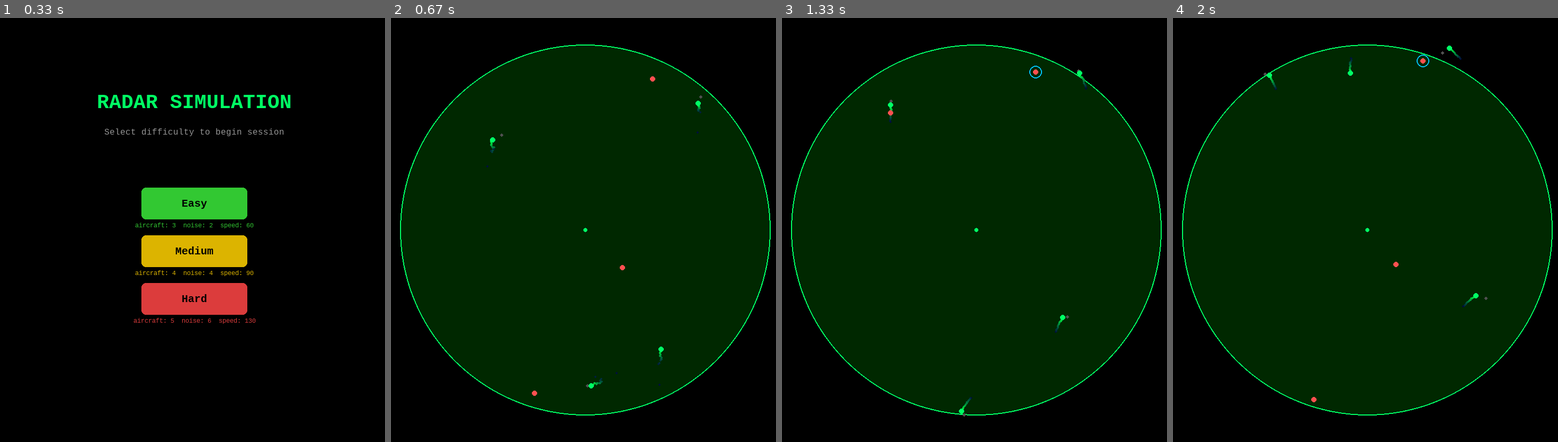
Above: before the commit, frames 1-4 (left to right).
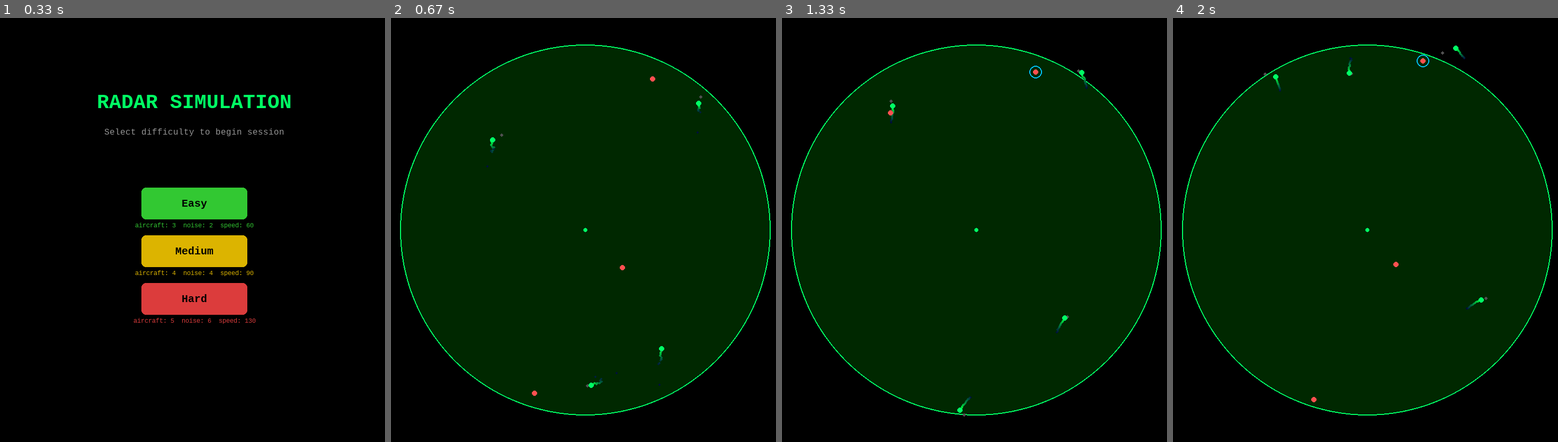
Above: after the commit, the same moments.

Repository: mahmoodomaira/RadarTrackingSimulation-
Game: pygame game, started from radar_sim/main.py
Same seed, same stepped clock (60 frames per second), same inputs: the game is played once before the commit and once after it.
Inputs (mouse positions are in pixels of both pictures, inside the frame that each line leads up to):
- Up to frame 1 (0.33 s): no input
- Up to frame 2 (0.67 s): click (568, 246) at 0.38 s
- Up to frame 3 (1.33 s): click (874, 234) at 0.72 s; click (1039, 81) at 1.05 s
- Up to frame 4 (2 s): no input

Frame 1 is identical in both runs. In frame 2, less than 0.1% of the frame differs, in the area x 25-81%, y 19-88%; in frame 3, 0.1%; in frame 4, 0.2%, in the area x 24-81%, y 6-69%.

Commit message:
add extended kalman filter

Diff:
--- a/radar_sim/config.py
+++ b/radar_sim/config.py
@@ -21,13 +21,13 @@
 ALPHA_BETA_BETA  = 0.05
 
 # --- Kalman Filter ---
-KALMAN_PROCESS_NOISE_STD = 0.5   # sigma_a — tune this for aircraft maneuverability
+KALMAN_PROCESS_NOISE_STD = 12   # sigma_a — tune this for aircraft maneuverability
 
 # --- Visualization ---
 TRAIL_LENGTH = 20   # number of past filtered positions to display
 
 # --- Filter ---
-FILTER_REINIT_THRESHOLD = 80.0  # pixels — jump larger than this triggers re-init
+FILTER_REINIT_THRESHOLD = 120 # 80.0  # pixels — jump larger than this triggers re-init
 
 # --- Behaviors ---
 CONSTANT_TURN_RATE  = 40.0   # degrees per second
--- a/radar_sim/core/aircraft.py
+++ b/radar_sim/core/aircraft.py
@@ -6,6 +6,7 @@
 from core.alpha_beta_filter import AlphaBetaFilter
 from core.kalman_filter import KalmanFilter1D
 from collections import deque
+from core.ekf_filter import ExtendedKalmanFilter
 
 class Aircraft(RadarObject):
     """
@@ -212,3 +213,36 @@
             self._kalman_filter_y.initialize(position_y)
         if hasattr(self, 'trail'):
             self.trail.clear()
+
+    def attach_ekf(self, process_noise_std: float, measurement_noise_std: float, turn_rate: float = 0.0) -> None:
+        """
+        Attach an Extended Kalman Filter to this aircraft.
+        Single EKF instance tracks both axes jointly.
+
+        Parameters
+        ----------
+        process_noise_std : float
+            Models unexpected acceleration.
+        measurement_noise_std : float
+            Should match simulation noise_std.
+        turn_rate : float
+            Expected turn rate in radians/second.
+            0.0 = straight flight, nonzero = coordinated turn.
+        """
+        self._ekf = ExtendedKalmanFilter(process_noise_std, measurement_noise_std, turn_rate)
+
+    def get_ekf_position(self, measured_x: float, measured_y: float, dt: float) -> tuple[float, float]:
+        """
+        Feed measurement into EKF and return filtered position.
+        Falls back to raw measurement if no EKF attached.
+        """
+        if hasattr(self, '_ekf'):
+            return self._ekf.update(measured_x, measured_y, dt)
+        return measured_x, measured_y
+
+    def reset_ekf(self, position_x: float, position_y: float) -> None:
+        """Re-initialize EKF at new position. Used for wrap-around recovery."""
+        if hasattr(self, '_ekf'):
+            self._ekf.reset(position_x, position_y)
+        if hasattr(self, 'trail'):
+            self.trail.clear()
--- /dev/null
+++ b/radar_sim/core/ekf_filter.py
@@ -0,0 +1,163 @@
+# core/ekf_filter.py
+import numpy as np
+
+class ExtendedKalmanFilter:
+    """
+    Extended Kalman Filter using a coordinated turn motion model.
+    Tracks 2D position and velocity jointly.
+
+    State vector: [x, y, vx, vy]
+    Measurement: [x, y] (position only)
+
+    Parameters
+    ----------
+    process_noise_std : float
+        Models unexpected acceleration (sigma_a).
+    measurement_noise_std : float
+        Radar measurement noise (sigma_z).
+    turn_rate : float
+        Assumed turn rate in radians/second (omega).
+        Use 0.0 for straight flight — EKF reduces to constant velocity.
+        Use a nonzero value to model turning targets.
+    """
+
+    def __init__(
+        self,
+        process_noise_std: float,
+        measurement_noise_std: float,
+        turn_rate: float = 0.0
+    ):
+        self.process_noise_std    = process_noise_std
+        self.measurement_noise_std = measurement_noise_std
+        self.turn_rate            = turn_rate
+        self._initialized         = False
+
+    def initialize(self, x: float, y: float, vx: float = 0.0, vy: float = 0.0) -> None:
+        """
+        Seed filter state before first update.
+        Initial P should express high uncertainty — np.eye(4) * 500.0.
+        """
+        self._x           = np.array([[x], [y], [vx], [vy]], dtype=float)
+        self.P            = np.eye(4) * 500.0
+        self._initialized = True
+
+    def _predict_state(self, dt: float) -> np.ndarray:
+        """
+        Apply nonlinear motion model f(x) to predict next state.
+        Handles omega=0 case without division by zero.
+        """
+        omega = self.turn_rate
+        x  = float(self._x[0, 0])
+        y  = float(self._x[1, 0])
+        vx = float(self._x[2, 0])
+        vy = float(self._x[3, 0])
+
+        if abs(omega) >= 1e-6:
+            omega_dt     = omega * dt
+            sin_odt      = np.sin(omega_dt)
+            cos_odt      = np.cos(omega_dt)
+            inv_omega    = 1.0 / omega
+
+            new_x  = x  + sin_odt * inv_omega * vx - (1.0 - cos_odt) * inv_omega * vy
+            new_y  = y  + (1.0 - cos_odt) * inv_omega * vx + sin_odt * inv_omega * vy
+            new_vx = vx * cos_odt - vy * sin_odt
+            new_vy = vx * sin_odt + vy * cos_odt
+        else:
+            new_x  = x  + vx * dt
+            new_y  = y  + vy * dt
+            new_vx = vx
+            new_vy = vy
+
+        return np.array([[new_x], [new_y], [new_vx], [new_vy]], dtype=float)
+
+    def _compute_jacobian(self, dt: float) -> np.ndarray:
+        """
+        Compute the 4x4 Jacobian of f(x) evaluated at current state.
+        """
+        omega = self.turn_rate
+
+        if abs(omega) >= 1e-6:
+            omega_dt  = omega * dt
+            sin_odt   = np.sin(omega_dt)
+            cos_odt   = np.cos(omega_dt)
+            inv_omega = 1.0 / omega
+
+            return np.array([
+                [1.0, 0.0,  sin_odt * inv_omega,          -(1.0 - cos_odt) * inv_omega],
+                [0.0, 1.0,  (1.0 - cos_odt) * inv_omega,   sin_odt * inv_omega        ],
+                [0.0, 0.0,  cos_odt,                       -sin_odt                   ],
+                [0.0, 0.0,  sin_odt,                        cos_odt                   ]
+            ], dtype=float)
+        else:
+            return np.array([
+                [1.0, 0.0, dt,  0.0],
+                [0.0, 1.0, 0.0, dt ],
+                [0.0, 0.0, 1.0, 0.0],
+                [0.0, 0.0, 0.0, 1.0]
+            ], dtype=float)
+
+    def _build_Q(self, dt: float) -> np.ndarray:
+        """
+        Build 4x4 process noise covariance matrix Q.
+        Block diagonal — x axis top-left, y axis bottom-right.
+        """
+        s  = self.process_noise_std ** 2
+        q11 = (dt ** 4 / 4.0) * s
+        q12 = (dt ** 3 / 2.0) * s
+        q22 = (dt ** 2)        * s
+
+        return np.array([
+            [q11, q12, 0.0, 0.0],
+            [q12, q22, 0.0, 0.0],
+            [0.0, 0.0, q11, q12],
+            [0.0, 0.0, q12, q22]
+        ], dtype=float)
+
+    def update(self, measured_x: float, measured_y: float, dt: float) -> tuple[float, float]:
+        """
+        Ingest one 2D measurement and return filtered position estimate.
+        First call initializes the filter and returns measurement directly.
+        """
+        if not self._initialized:
+            self.initialize(measured_x, measured_y)
+            return measured_x, measured_y
+
+        # --- Predict ---
+        x_pred = self._predict_state(dt)
+        Fj     = self._compute_jacobian(dt)
+        Q      = self._build_Q(dt)
+        P_pred = Fj @ self.P @ Fj.T + Q
+
+        # --- Update ---
+        H = np.array([
+            [1.0, 0.0, 0.0, 0.0],
+            [0.0, 1.0, 0.0, 0.0]
+        ], dtype=float)
+        R        = np.eye(2) * (self.measurement_noise_std ** 2)
+        z        = np.array([[measured_x], [measured_y]], dtype=float)
+
+        residual = z - H @ x_pred
+        S        = H @ P_pred @ H.T + R
+        K        = P_pred @ H.T @ np.linalg.inv(S)
+
+        self._x  = x_pred + K @ residual
+        self.P   = (np.eye(4) - K @ H) @ P_pred
+
+        return float(self._x[0, 0]), float(self._x[1, 0])
+
+    def reset(self, x: float, y: float) -> None:
+        """
+        Re-initialize filter at new position with zero velocity.
+        Used for wrap-around recovery.
+        """
+        self.initialize(x, y, vx=0.0, vy=0.0)
+
+    @property
+    def position(self) -> tuple[float, float]:
+        """Current (x, y) position estimate."""
+        return float(self._x[0, 0]), float(self._x[1, 0])
+
+    @property
+    def velocity(self) -> tuple[float, float]:
+        """Current (vx, vy) velocity estimate."""
+        return float(self._x[2, 0]), float(self._x[3, 0])
--- a/radar_sim/core/scene_builder.py
+++ b/radar_sim/core/scene_builder.py
@@ -9,6 +9,7 @@
 import config
 from behaviors.constant_turn_behavior import ConstantTurnBehavior
 from behaviors.evasive_behavior import EvasiveBehavior
+import math
 
 
 class SceneBuilder:
@@ -34,18 +35,20 @@
         #     sim.add_object(aircraft)
 
         for i in range(preset.aircraft_count):
-            x, y = self._random_position()
+            x, y     = self._random_position()
+            behavior = self._make_behavior(preset)
             aircraft = Aircraft(
                 obj_id    = f"AC{i+1:03d}",
                 x         = x,
                 y         = y,
                 speed     = preset.aircraft_speed,
                 direction = random.uniform(0, 360),
-                behavior  = self._make_behavior(preset)
+                behavior  = behavior
             )
-            aircraft.attach_kalman_filter(
+            aircraft.attach_ekf(
                 process_noise_std     = config.KALMAN_PROCESS_NOISE_STD,
-                measurement_noise_std = preset.measurement_noise_std
+                measurement_noise_std = preset.measurement_noise_std,
+                turn_rate             = self._make_turn_rate(preset)
             )
             sim.add_object(aircraft)
 
@@ -85,3 +88,9 @@
                 max_straight=config.EVASIVE_MAX_STRAIGHT
             )
         return StraightBehavior()
+
+    def _make_turn_rate(self, preset: DifficultyPreset) -> float:
+        """Return EKF turn rate matched to the behavior mode."""
+        if preset.behavior_mode == "turn":
+            return math.radians(config.CONSTANT_TURN_RATE)
+        return 0.0  # straight and evasive both start with zero turn assumption
--- a/radar_sim/core/simulation.py
+++ b/radar_sim/core/simulation.py
@@ -26,14 +26,14 @@
             if isinstance(obj, Aircraft):
                 mx, my = obj.get_measured_position(self.noise_std)
 
-                # Detect wrap-around or large discontinuity
-                if hasattr(obj, '_kalman_filter_x') and obj._kalman_filter_x._initialized:
-                    dx = abs(mx - obj._kalman_filter_x.position)
-                    dy = abs(my - obj._kalman_filter_y.position)
-                    if dx > config.FILTER_REINIT_THRESHOLD or dy > config.FILTER_REINIT_THRESHOLD:
-                        obj.reset_kalman_filter(mx, my)
+                # Wrap-around detection
+                if hasattr(obj, '_ekf') and obj._ekf._initialized:
+                    ex, ey = obj._ekf.position
+                    if abs(mx - ex) > config.FILTER_REINIT_THRESHOLD or \
+                    abs(my - ey) > config.FILTER_REINIT_THRESHOLD:
+                        obj.reset_ekf(mx, my)
 
-                rx, ry = obj.get_kalman_position(mx, my, dt)
+                rx, ry = obj.get_ekf_position(mx, my, dt)
                 obj.update_trail(rx, ry, config.TRAIL_LENGTH)
                 self._render_cache.append(RenderSnapshot(
                     obj=obj, rx=rx, ry=ry,
